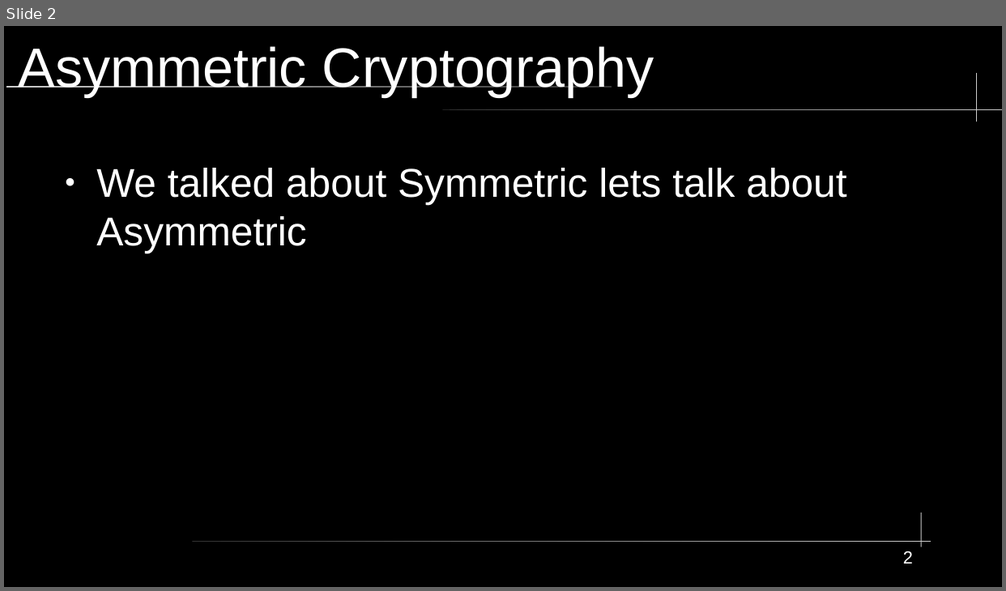
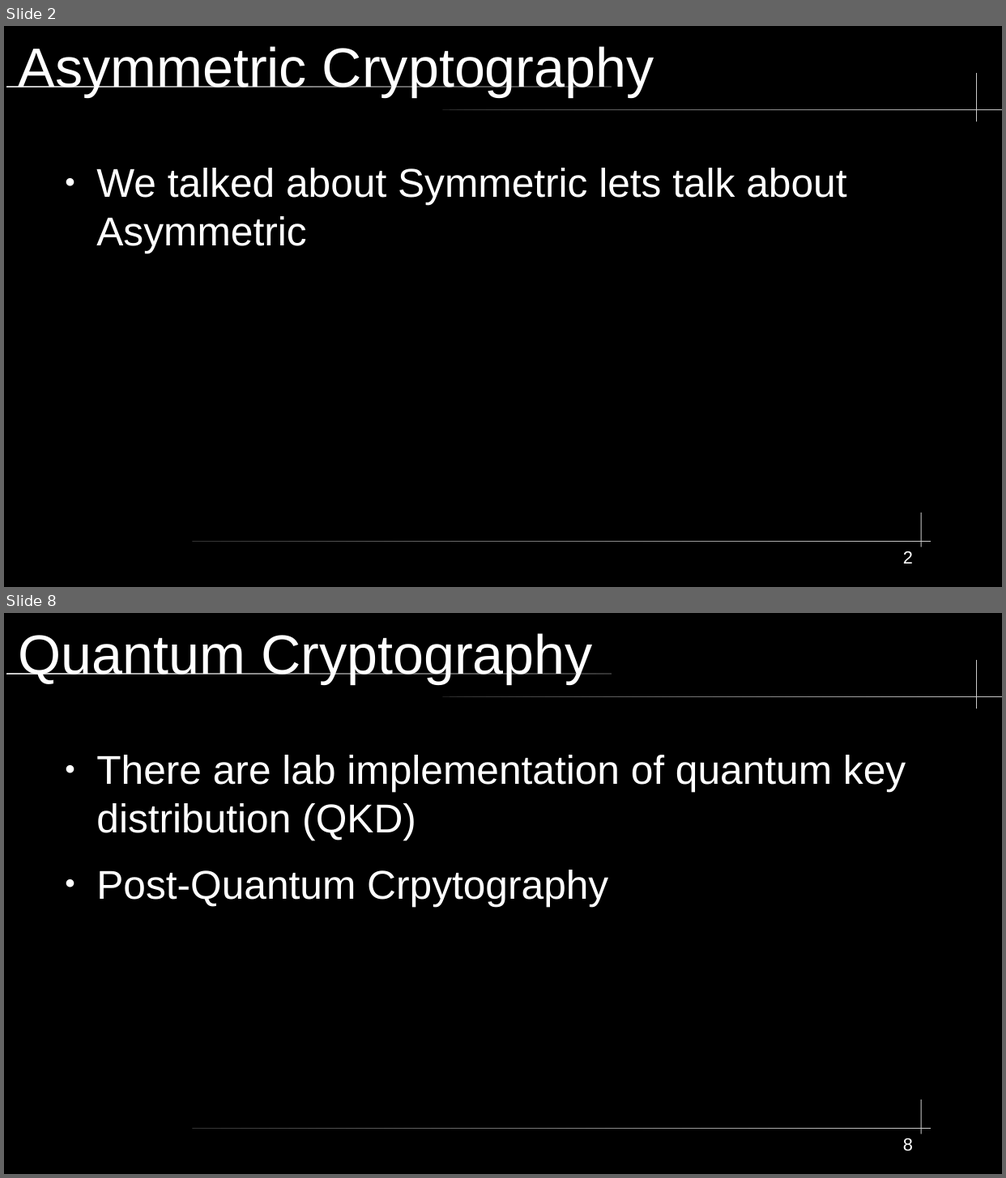
Before and after one commit to City-Colleges-of-Chicago-Cybersecurity/COMPSFI-214, a slide deck: 2026/Spring/powerpoints/Chapter-07-PKI-and-Cryptographic-Applications.odp. Shown one above the other, each under a label of ours: slide 2 before the commit, slides 2 and 8 after it; the slides between them are not shown. The pictures are 1006x591 and 1006x1178 pixels, drawn with LibreOffice and Linux fonts; fonts in the diff are those of the drawing. Boxes give left, top, right and bottom in pixels: in the first picture for what was removed or moved away, otherwise in the second. Text is boxed around its words. In the diff, an @@ line names an element or a change of style, - is before the commit and + after.

```diff
--- a/2026/Spring/powerpoints/Chapter-07-PKI-and-Cryptographic-Applications.odp
+++ b/2026/Spring/powerpoints/Chapter-07-PKI-and-Cryptographic-Applications.odp
@@ slide 8 added at [4,613,1002,1174], background #000000; not listed: 5 template elements that a slide beside it also shows @@
@@ title added at [19,633,593,684], 44 pt, text #FFFFFF @@
+Quantum Cryptography
@@ text added at [96,755,906,906], 32 pt, text #FFFFFF @@
+● There are lab implementation of quantum key distribution (QKD)
+● Post-Quantum Crpytography
@@ page number added at [903,1139,913,1152], 14 pt, text #FFFFFF @@
+8
```
Also in this commit, not shown: 1 slide changed, 24 other slides added, 8 other files.
